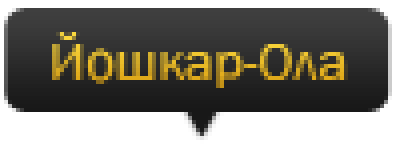
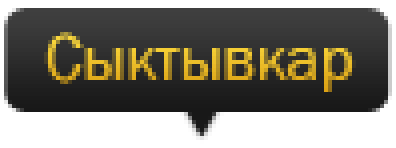
Layer changes from the first w=396, h=148 image to the second:
added layer "Сыктывкар" above "Москва" over [44, 32, 356, 92]
hid "Йошкар-Ола" over [52, 32, 348, 88]
